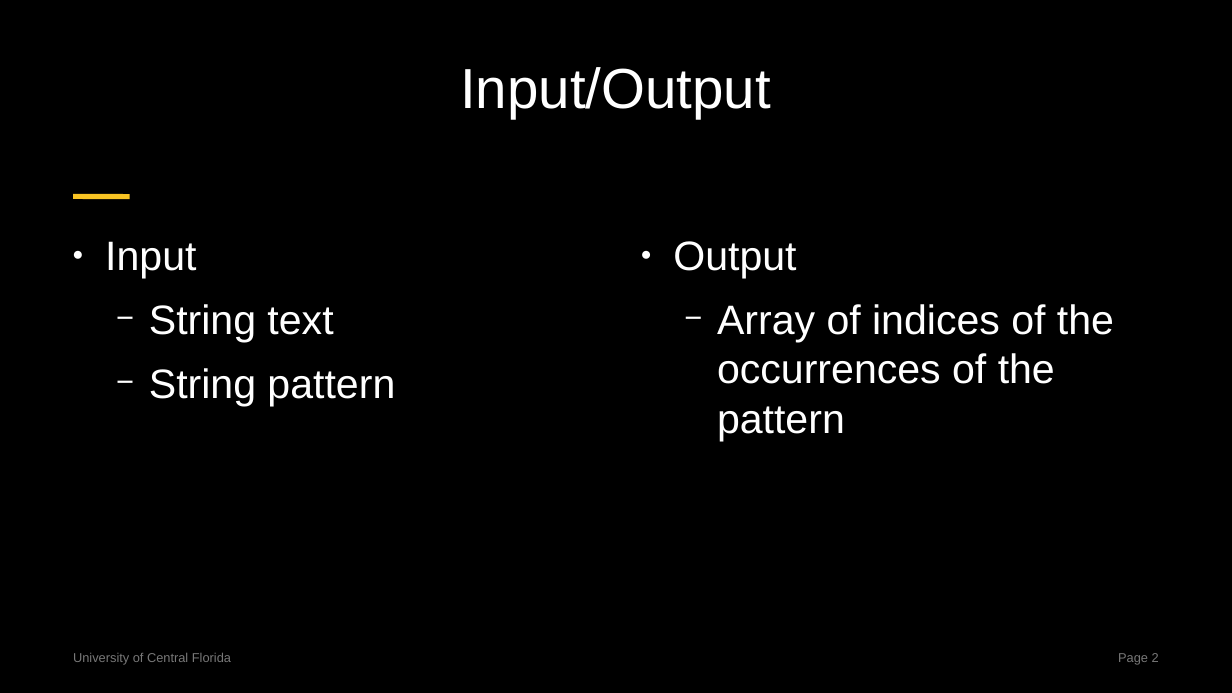
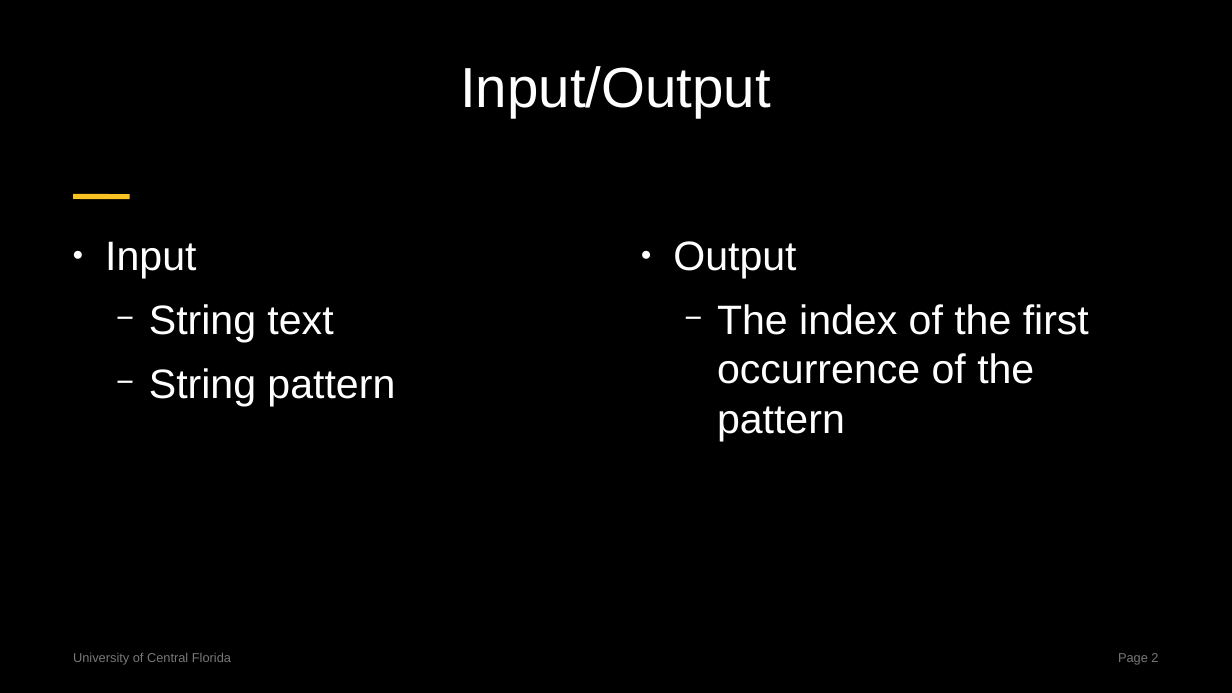
Before and after one commit to centuryhopper/Fall2022CourseContents, a slide deck: slide 2 of CAP6515/paper_presentation_files/rabin-karp-presentation.pptx. Drawn at 1232x693 pixels with LibreOffice and Linux fonts; fonts in the diff are those of the drawing. Boxes give left, top, right and bottom in pixels: in the first picture for what was removed or moved away, otherwise in the second. Text is boxed around its words. In the diff, an @@ line names an element or a change of style, - is before the commit and + after.

```diff
--- a/CAP6515/paper_presentation_files/rabin-karp-presentation.pptx
+++ b/CAP6515/paper_presentation_files/rabin-karp-presentation.pptx
@@ text at box(717, 304, 1089, 441): text changed @@
-  − Array of indices of the occurrences of the pattern
+  − The index of the first occurrence of the pattern
```
Also in this commit, not shown: 3 other slides changed, 6 slides added, 2 slides removed.
